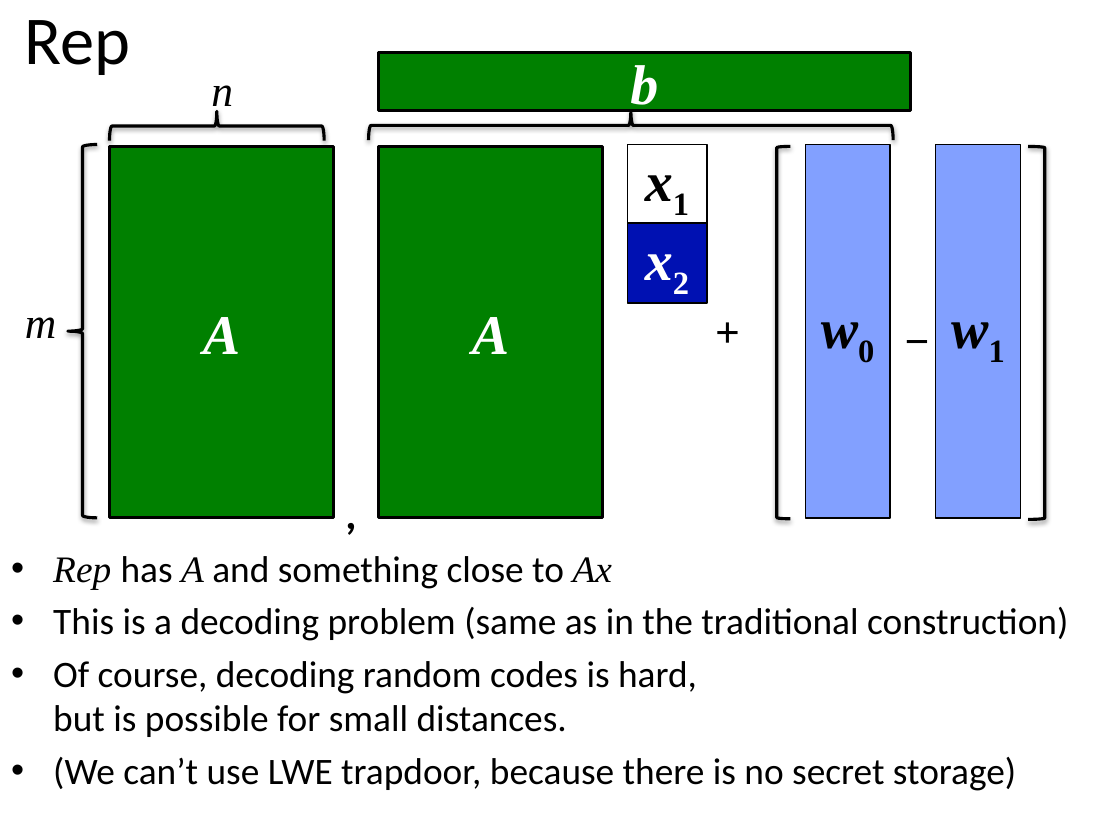
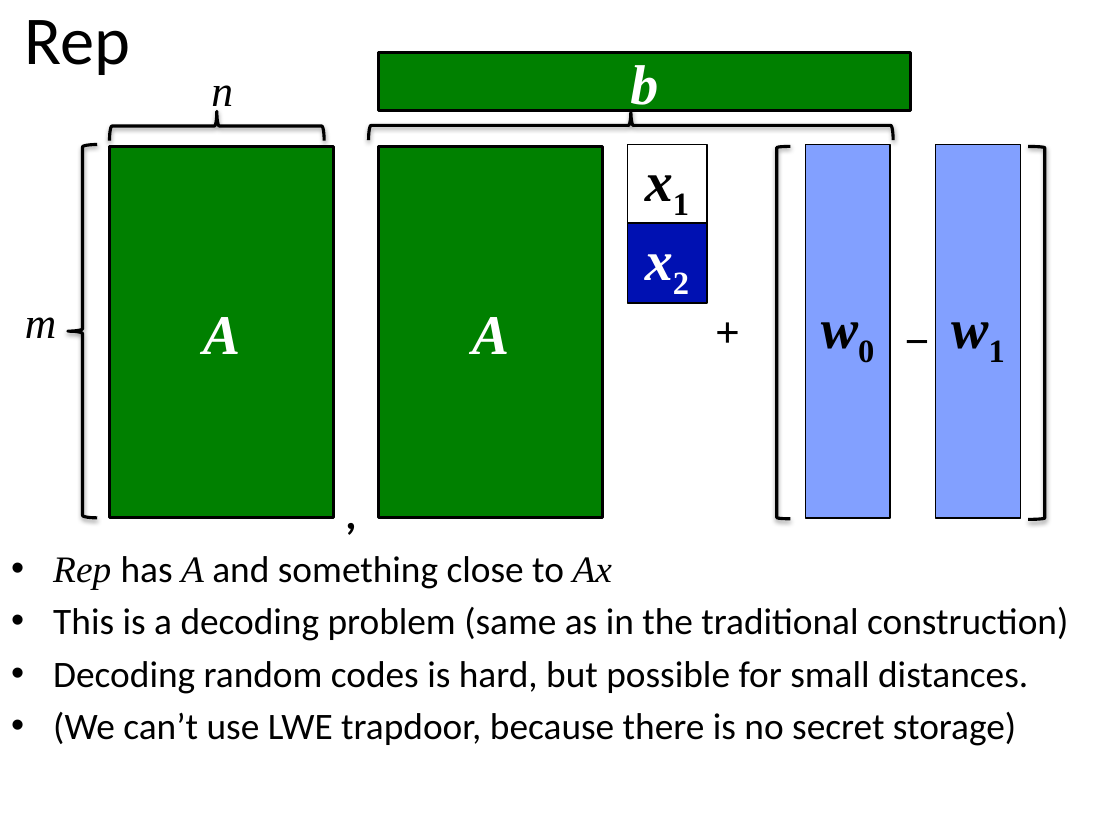
Before and after one commit to xianruimeng/comp-fuzzy-ext, a slide deck: slide 25 of ComputationalFuzzyExtractors-Asiacrypt.pptx. Drawn at 1120x840 pixels with LibreOffice and Linux fonts; fonts in the diff are those of the drawing. Boxes give left, top, right and bottom in pixels: in the first picture for what was removed or moved away, otherwise in the second. Text is boxed around its words. In the diff, an @@ line names an element or a change of style, - is before the commit and + after.

```diff
--- a/ComputationalFuzzyExtractors-Asiacrypt.pptx
+++ b/ComputationalFuzzyExtractors-Asiacrypt.pptx
@@ text at (53, 661, 1028, 694): text changed @@
-• Of course, decoding random codes is hard,
-  but is possible for small distances.
+• Decoding random codes is hard, but possible for small distances.
```
Also in this commit, not shown: 10 other slides changed.
